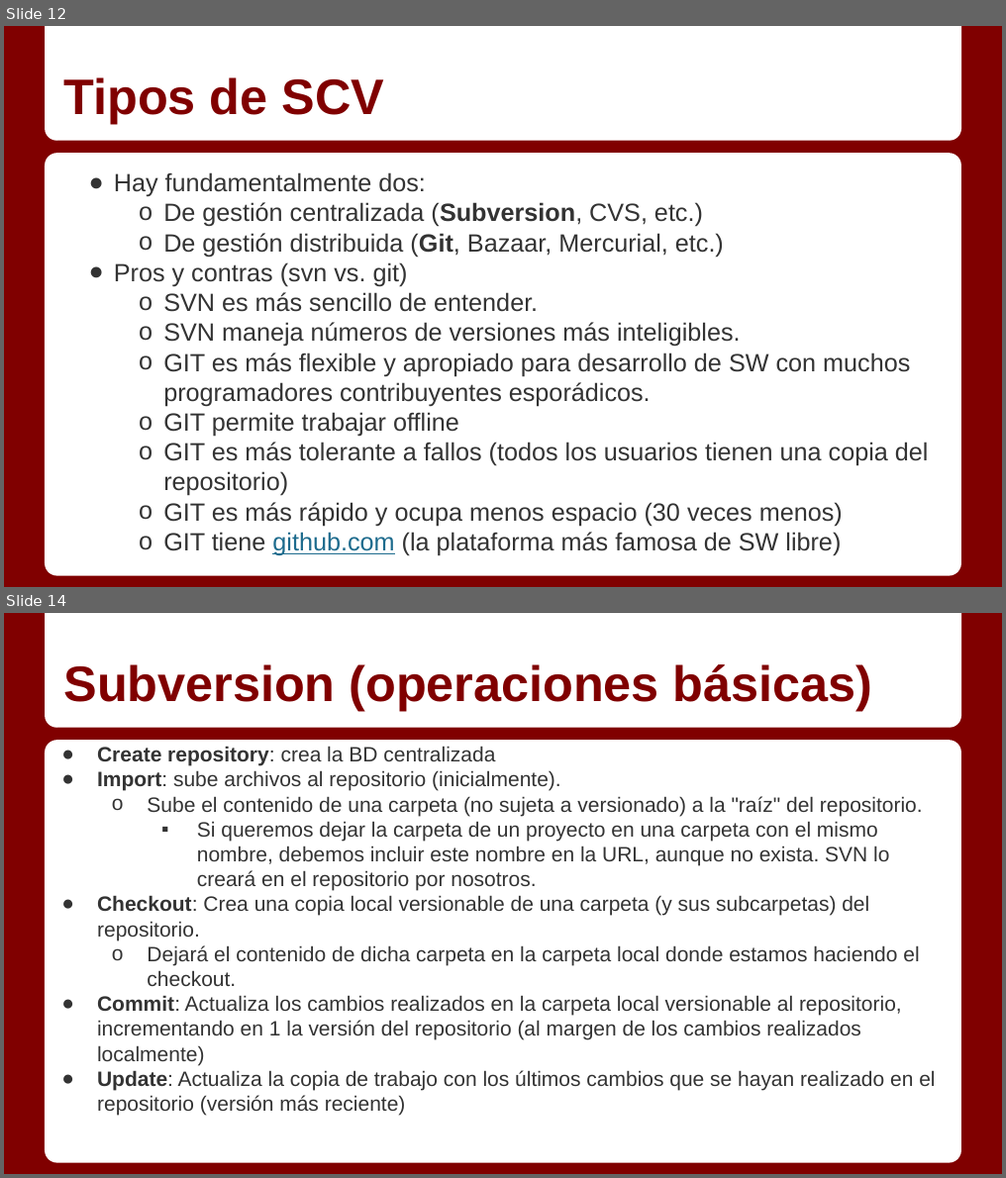
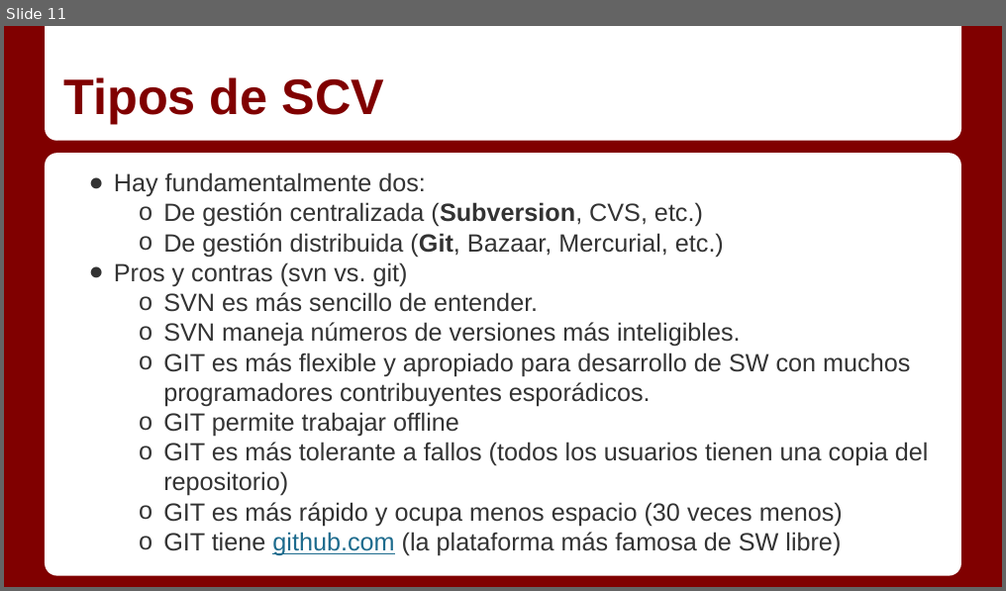
Before and after one commit to Gmuela/CursoJava, a slide deck: Git/GIT.pptx. Shown one above the other, each under a label of ours: slides 12 and 14 before the commit, slide 11 after it; the slides between them are not shown. The pictures are 1006x1178 and 1006x591 pixels, drawn with LibreOffice and Linux fonts; fonts in the diff are those of the drawing. Boxes give left, top, right and bottom in pixels: in the first picture for what was removed or moved away, otherwise in the second. Text is boxed around its words. In the diff, an @@ line names an element or a change of style, - is before the commit and + after.

```diff
--- a/Git/GIT.pptx
+++ b/Git/GIT.pptx
@@ slide 14 removed at box(4, 613, 1002, 1174), background #800000; not listed: 2 template elements that a slide beside it also shows @@
@@ title removed at box(63, 664, 873, 711) @@
-Subversion (operaciones básicas)
@@ text removed at box(97, 746, 935, 1116) @@
-● Create repository: crea la BD centralizada
-● Import: sube archivos al repositorio (inicialmente).
-  o Sube el contenido de una carpeta (no sujeta a versionado) a la "raíz" del repositorio.
-    ▪ Si queremos dejar la carpeta de un proyecto en una carpeta con el mismo nombre, debemos incluir este nombre en la URL, aunque no exista. SVN lo creará en el repositorio por nosotros.
-● Checkout: Crea una copia local versionable de una carpeta (y sus subcarpetas) del repositorio.
-  o Dejará el contenido de dicha carpeta en la carpeta local donde estamos haciendo el checkout.
-● Commit: Actualiza los cambios realizados en la carpeta local versionable al repositorio, incrementando en 1 la versión del repositorio (al margen de los cambios realizados localmente)
-● Update: Actualiza la copia de trabajo con los últimos cambios que se hayan realizado en el repositorio (versión más reciente)
@@ what was slide 12 is now slide 11 @@
```
Also in this commit, not shown: 8 slides changed, 1 slide added, 16 other slides removed, 6 other files.
